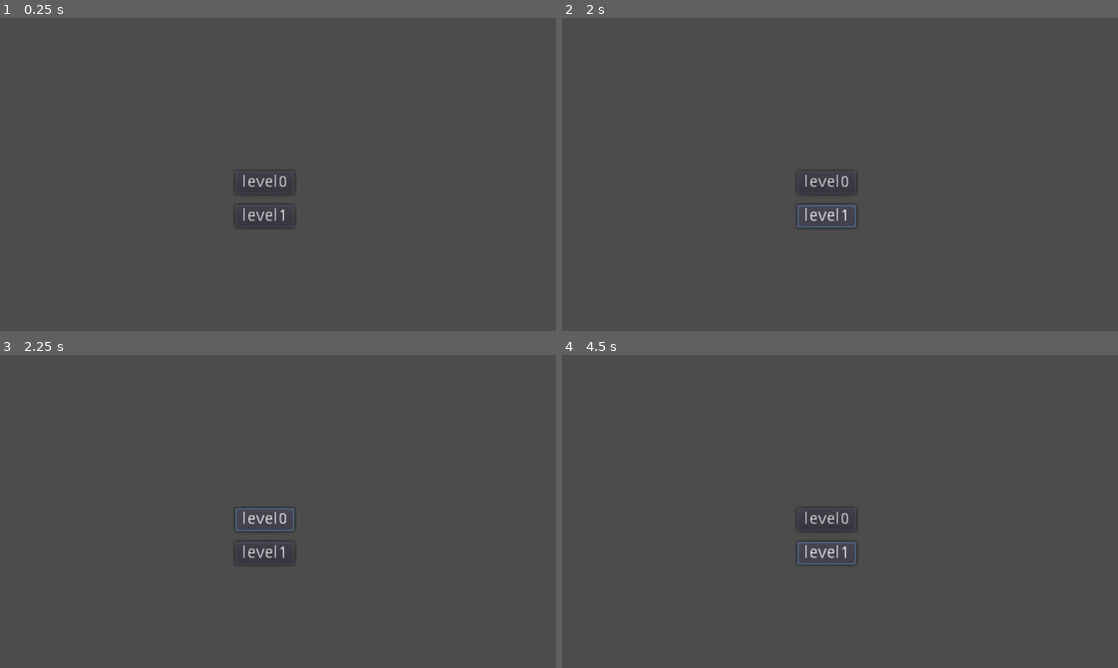
Above: before the commit, frames 1-4 (two rows, left to right).
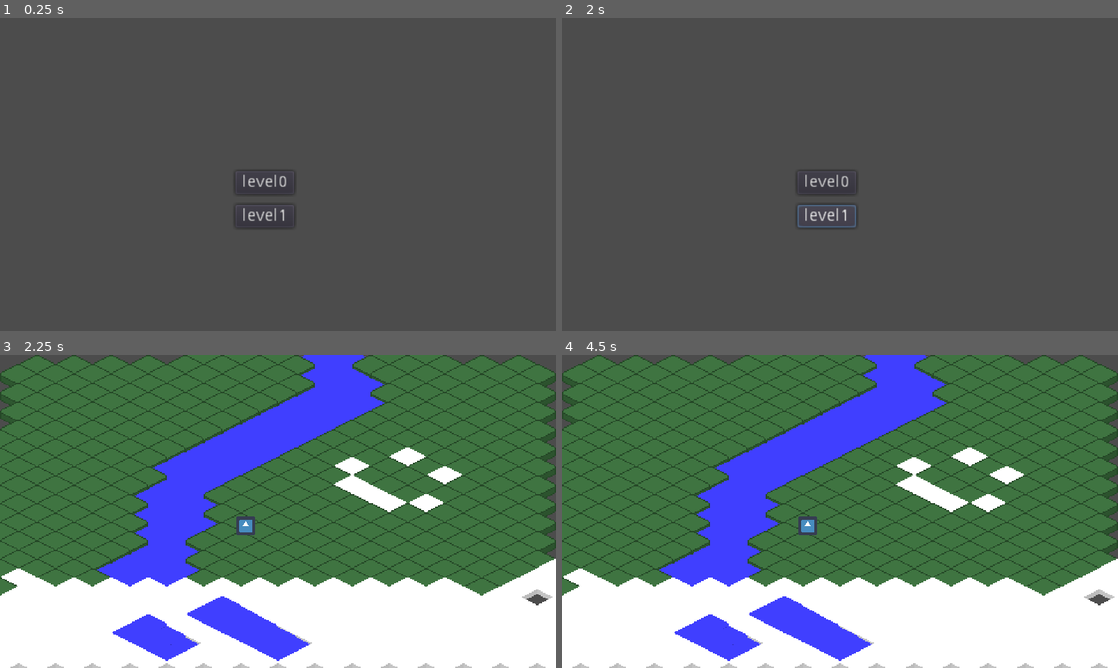
Above: after the commit, the same moments.

Repository: vlbeaudoin/godot-wildjam-38
Game: Godot game, scene res://main.tscn
Two runs of this game, one before a commit and one after it. Both use one fixed random seed, a clock stepped at 60 frames per second and the inputs below. The engine's default icon, where the game draws it, is replaced by a stand-in: a white triangle on a blue panel in a dark square.
Inputs (mouse positions are in pixels of both pictures, inside the frame that each line leads up to):
- Up to frame 1 (0.25 s): no input
- Up to frame 2 (2 s): click "level1" at 0.5 s; click "level1" at 1.25 s
- Up to frame 3 (2.25 s): click "level0" at 2 s
- Up to frame 4 (4.5 s): click (828, 520) at 2.75 s, where only the run before the commit has a clickable "level0"; click (828, 520) at 3.5 s, where only the run before the commit has a clickable "level0"; click (828, 552) at 4.25 s, where only the run before the commit has a clickable "level1"

Frames 1-2 are identical in both runs. In frame 3, 99% of the frame differs, in the area x 0-100%, y 0-100%; in frame 4, 99%.
Error before the commit: Parse Error: The identifier "Util" isn't declared in the current scope. (res://menu/btn_level.gd:13)

Commit message:
Edit project settings
Add autoload > scripts/util.gd

Set config/icon > programmer-art green tile

Set config/quit_on_go_back > false

Diff:
--- a/project.godot
+++ b/project.godot
@@ -12,7 +12,12 @@
 
 config/name="godot-wildjam-38"
 run/main_scene="res://main.tscn"
-config/icon="res://icon.png"
+config/icon="res://assets/programmer-art/tile-green.png"
+config/quit_on_go_back=false
+
+[autoload]
+
+Util="*res://scripts/util.gd"
 
 [display]
 
